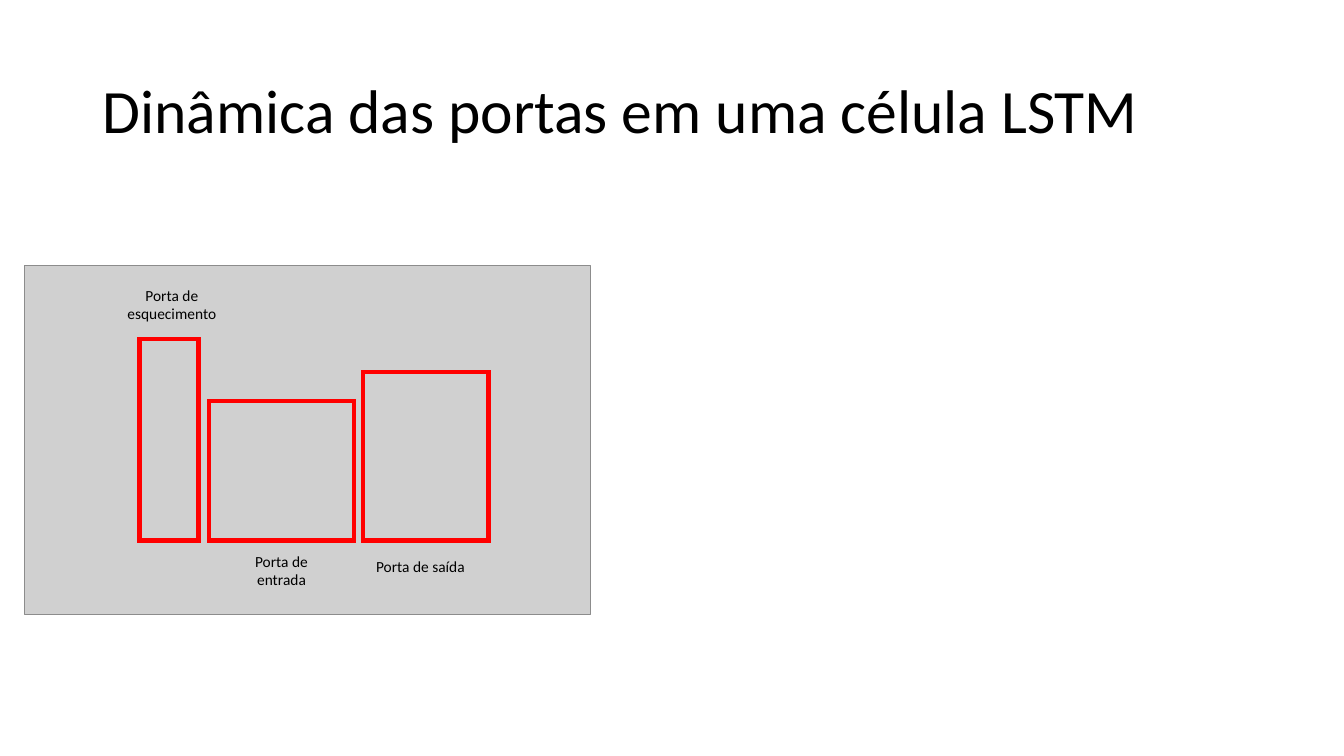
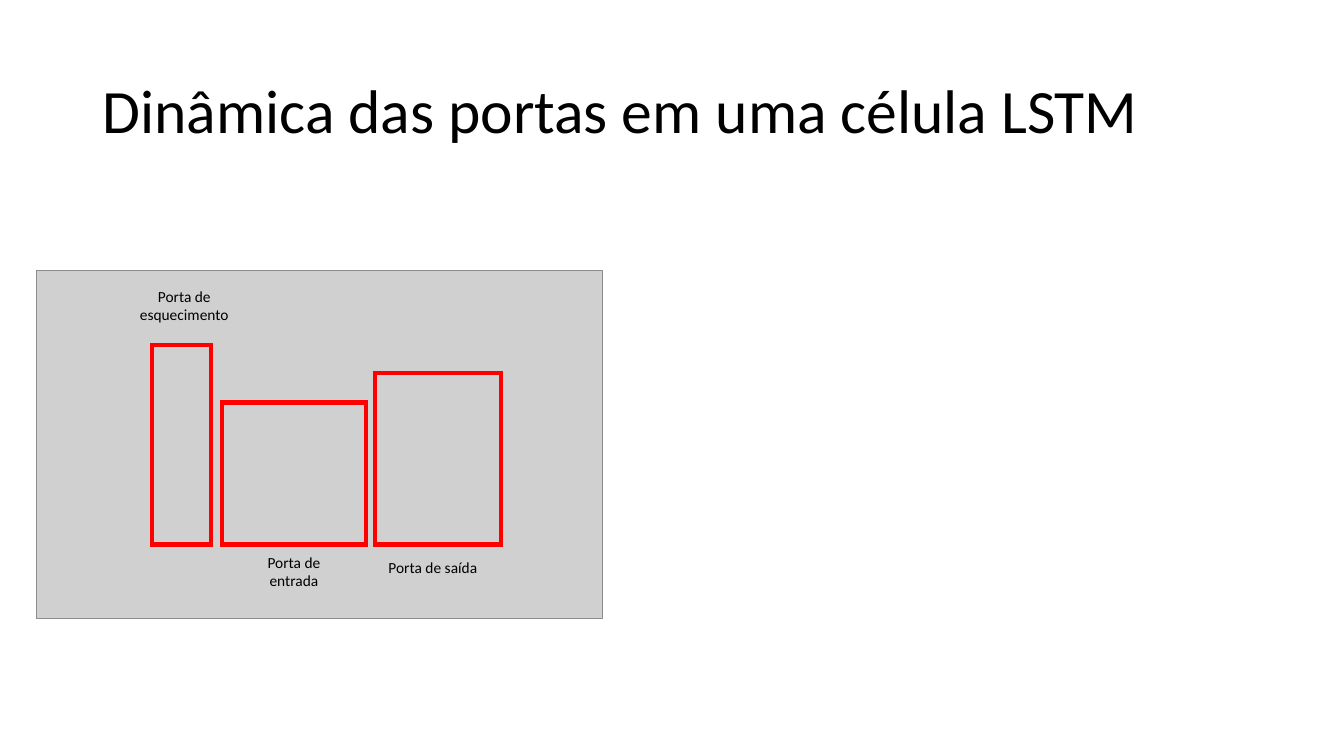
Before and after one commit to zz4fap/c24_inteligencia_artificial, a slide deck: slide 51 of slides/C24_RNN.pptx (slide 50 before the commit). Drawn at 1344x756 pixels with LibreOffice and Linux fonts; fonts in the diff are those of the drawing; grey boxes stand for pictures. Boxes give left, top, right and bottom in pixels: in the first picture for what was removed or moved away, otherwise in the second. Text is boxed around its words. In the diff, an @@ line names an element or a change of style, - is before the commit and + after.

```diff
--- a/slides/C24_RNN.pptx
+++ b/slides/C24_RNN.pptx
@@ picture: place and size @@
-picture at <box>24,265,590,614</box>
+picture at <box>37,270,603,619</box>
@@ rectangle: place and size @@
-rectangle at <box>139,340,199,541</box>
+rectangle at <box>152,345,212,544</box>
@@ 2 rectangles, 1 text: place and size @@
-2 rectangles, 1 text at <box>127,290,489,540</box>
+2 rectangles, 1 text at <box>140,291,501,544</box>
@@ text "Porta de entrada": place and size @@
-text "Porta de entrada" at <box>255,556,308,585</box>
+text "Porta de entrada" at <box>268,557,321,586</box>
@@ text "Porta de saída": place and size @@
-text "Porta de saída" at <box>376,561,464,572</box>
+text "Porta de saída" at <box>388,562,477,573</box>
```
Also in this commit, not shown: 13 other slides changed, 1 slide added, 1 other file.
